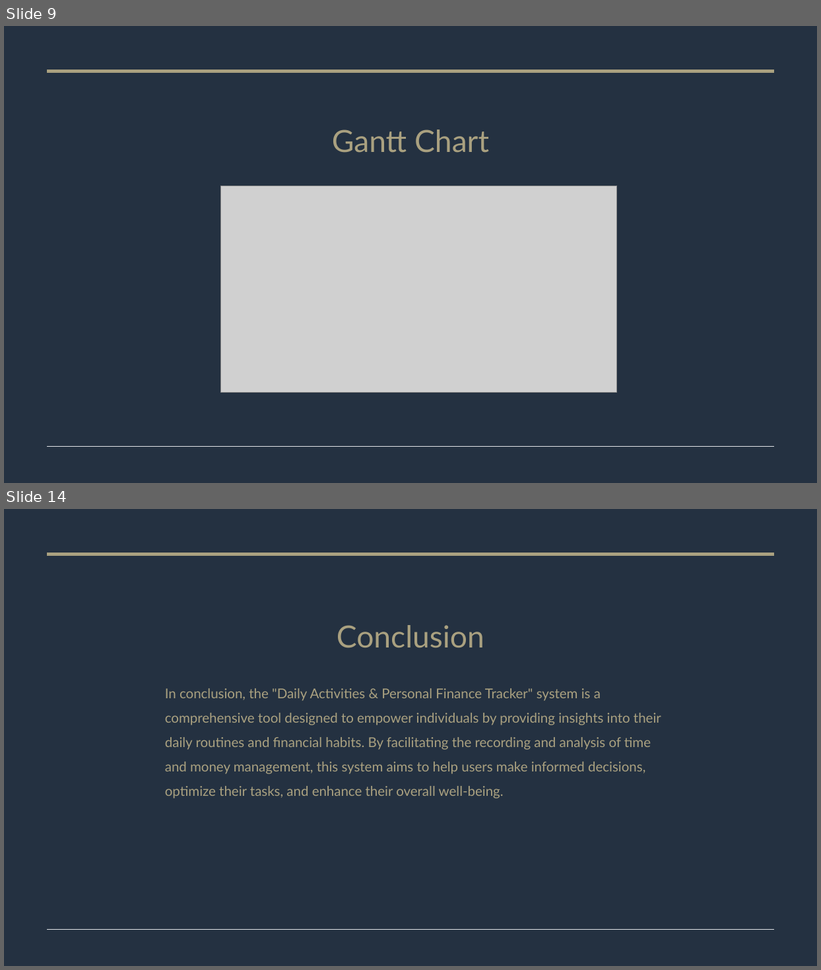
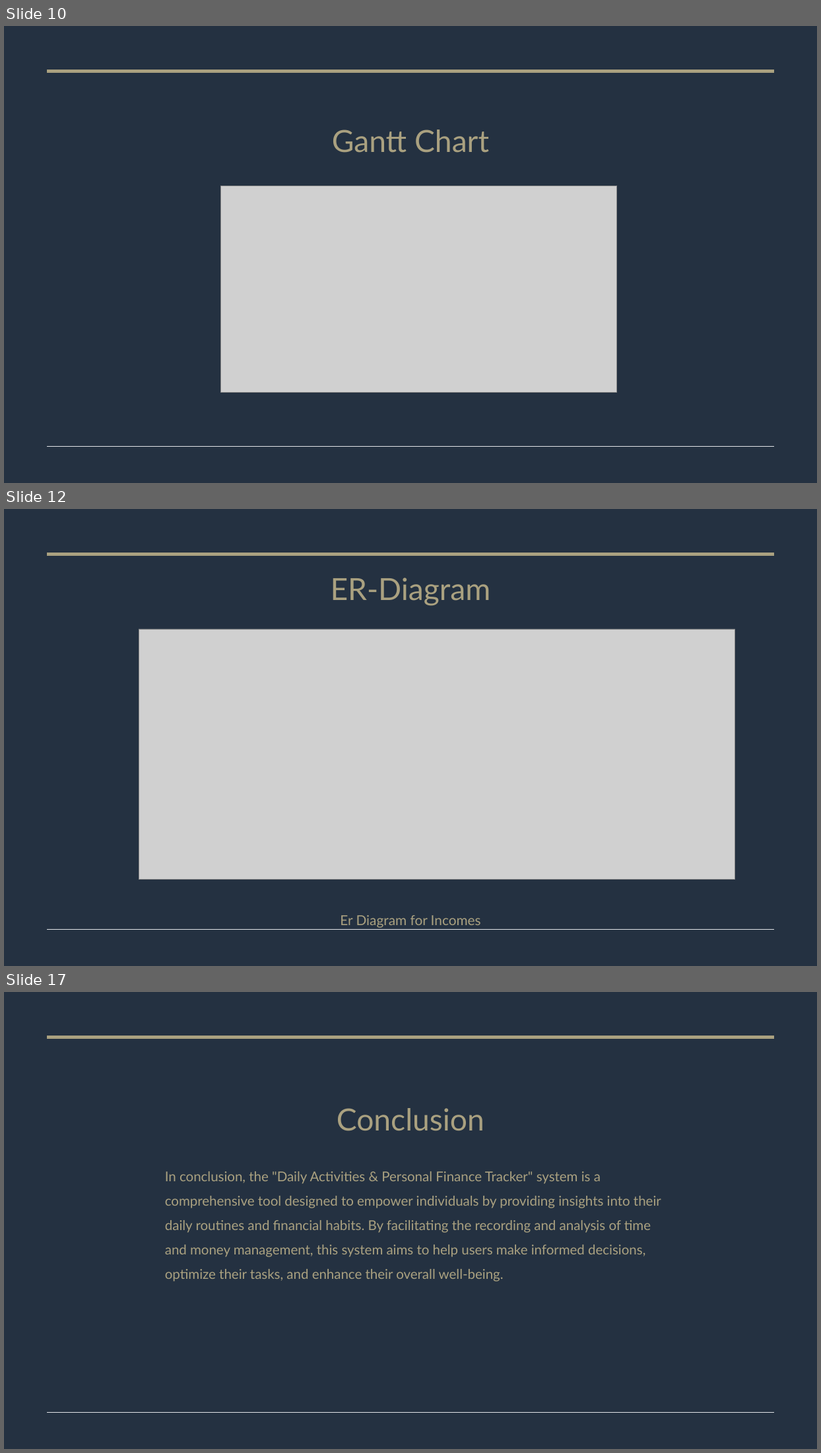
Before and after one commit to Janice1828/daily_activities-personal_finance_tracker, a slide deck: Daily Activities & Personal Finance Tracker.pptx. Shown one above the other, each under a label of ours: slides 9 and 14 before the commit, slides 10, 12 and 17 after it; the slides between them are not shown. The pictures are 821x970 and 821x1453 pixels, drawn with LibreOffice and Linux fonts; fonts in the diff are those of the drawing; grey boxes stand for pictures. Boxes give left, top, right and bottom in pixels: in the first picture for what was removed or moved away, otherwise in the second. Text is boxed around its words. In the diff, an @@ line names an element or a change of style, - is before the commit and + after.

```diff
--- a/Daily Activities & Personal Finance Tracker.pptx
+++ b/Daily Activities & Personal Finance Tracker.pptx
@@ slide 12 added at bbox=[4, 509, 817, 966], background #FFFFFF @@
@@ rectangle added at bbox=[4, 509, 817, 966], fill #243141 @@
@@ line added from (47, 554) to (774, 554), #AAA180 3.5 pt @@
@@ title added at bbox=[331, 578, 491, 928], 16.2 pt, text #AAA180 @@
+ER-Diagram
+Er Diagram for Incomes
@@ picture added at bbox=[139, 629, 735, 880] @@
@@ line added from (47, 930) to (774, 930), #E2E3E8 0.75 pt @@
@@ what was slide 9 is now slide 10 @@
@@ what was slide 14 is now slide 17 @@
```
Also in this commit, not shown: 10 slides changed, 2 other slides added, 14 other files.
